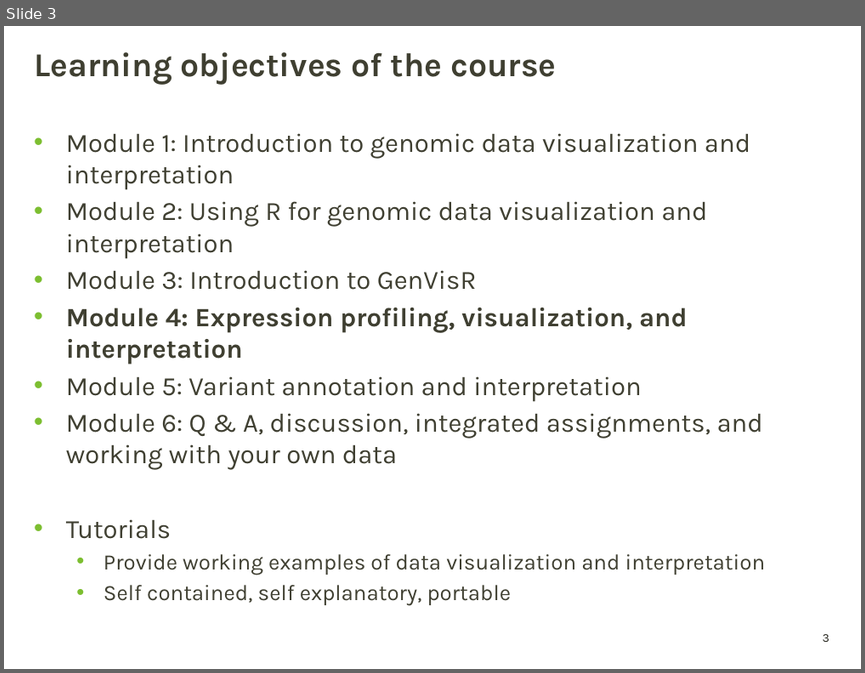
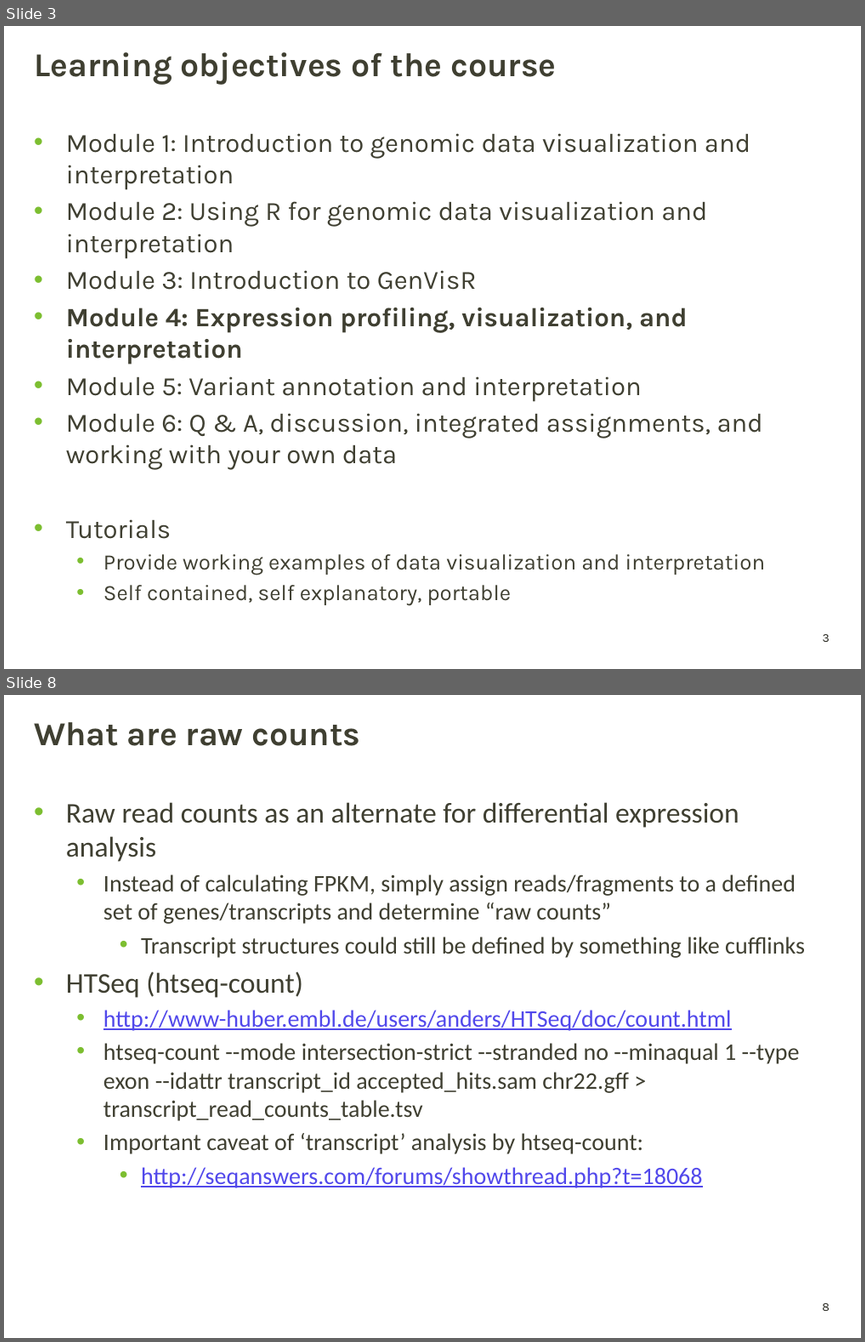
Before and after one commit to griffithlab/genviz.org, a slide deck: lectures/GenViz_Module4_Lecture.pptx. Shown one above the other, each under a label of ours: slide 3 before the commit, slides 3 and 8 after it; the slides between them are not shown. The pictures are 865x673 and 865x1342 pixels, drawn with LibreOffice and Linux fonts; fonts in the diff are those of the drawing; background and template pictures are left out. Boxes give left, top, right and bottom in pixels: in the first picture for what was removed or moved away, otherwise in the second. Text is boxed around its words. In the diff, an @@ line names an element or a change of style, - is before the commit and + after.

Commit message:
added expression lecture

```diff
--- a/lectures/GenViz_Module4_Lecture.pptx
+++ b/lectures/GenViz_Module4_Lecture.pptx
@@ slide 8 added at bbox=[4, 695, 861, 1338], background picture (left out); not listed: 1 template element that a slide beside it also shows @@
@@ title added at bbox=[34, 722, 361, 746], 28 pt, text #3F3F32, bold @@
+What are raw counts
@@ text added at bbox=[66, 802, 805, 1188], 20 pt, text #3F3F32 @@
+• Raw read counts as an alternate for differential expression analysis
+  • Instead of calculating FPKM, simply assign reads/fragments to a defined set of genes/transcripts and determine “raw counts”
+    • Transcript structures could still be defined by something like cufflinks
+• HTSeq (htseq-count)
+  • http://www-huber.embl.de/users/anders/HTSeq/doc/count.html
+  • htseq-count --mode intersection-strict --stranded no --minaqual 1 --type exon --idattr transcript_id accepted_hits.sam chr22.gff > transcript_read_counts_table.tsv
+  • Important caveat of ‘transcript’ analysis by htseq-count:
+    • http://seqanswers.com/forums/showthread.php?t=18068
```
Also in this commit, not shown: 1 slide changed, 8 other slides added, 1 other file.
